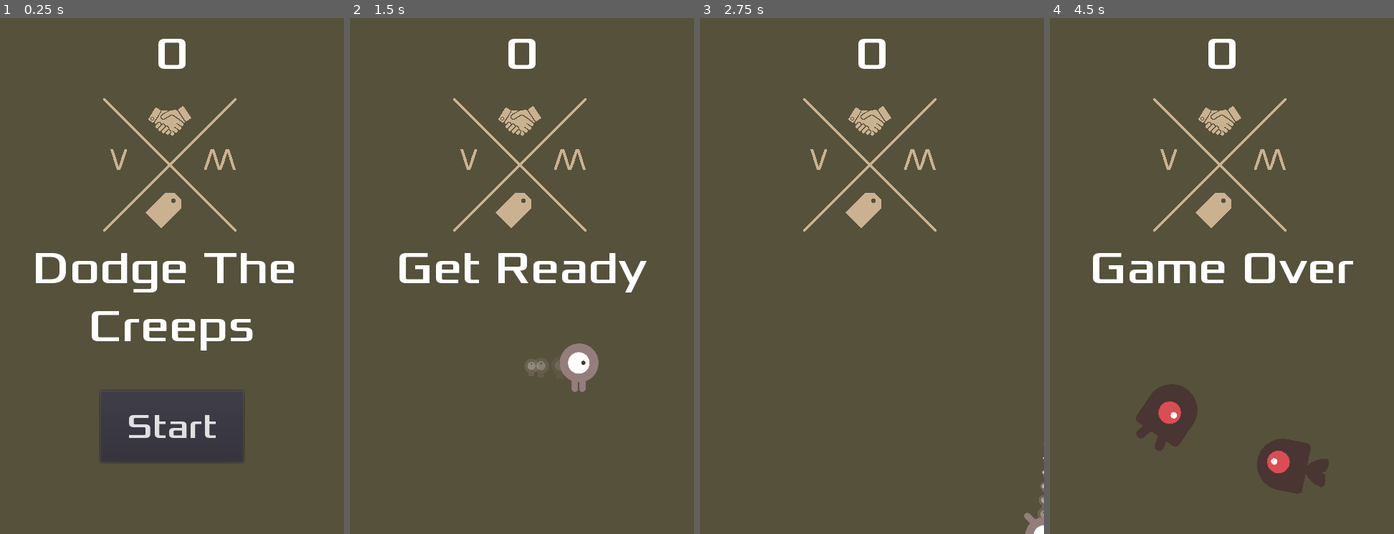
Above: before the commit, frames 1-4 (left to right).
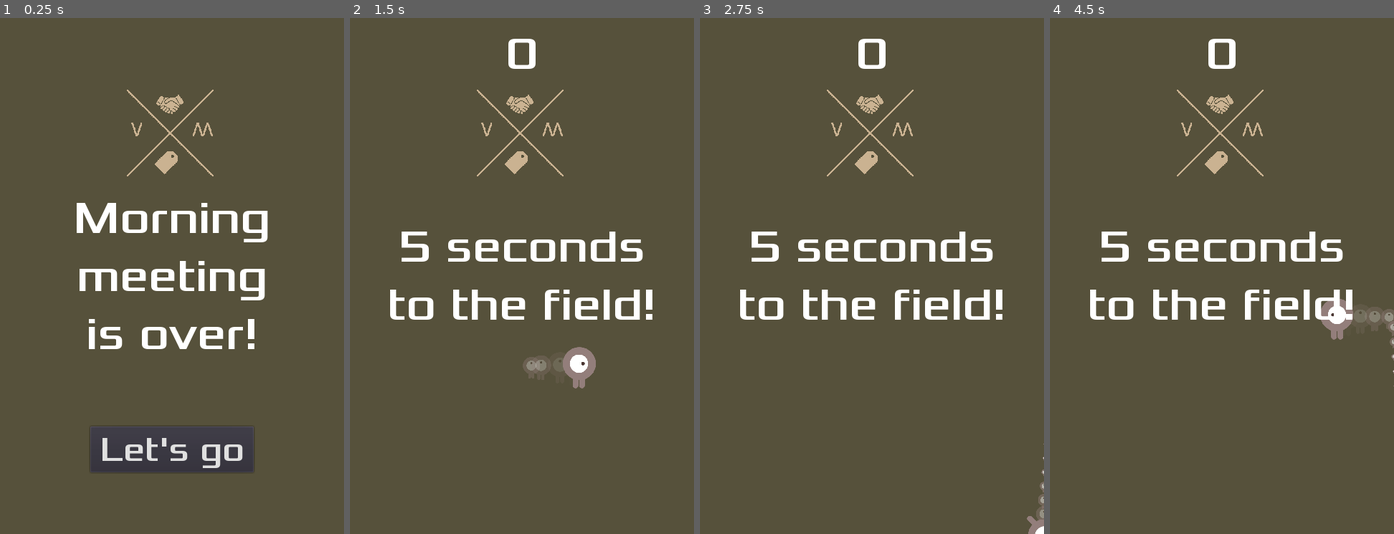
Above: after the commit, the same moments.

Repository: xbilliebobx/Dodge-The-Creeps-Public
Game: Godot game, scene res://Main.tscn
Same seed, same stepped clock (60 frames per second), same inputs: the game is played once before the commit and once after it.
Inputs:
- Up to frame 1 (0.25 s): no input
- Up to frame 2 (1.5 s): click "Start" (after the commit: "Let's go") at 0.5 s; tap Enter at 1.25 s; hold Right (ui_right) from 1.28 s (still down)
- Up to frame 3 (2.75 s): release Right (ui_right) at 2.03 s; hold Down (ui_down) from 2.03 s (still down)
- Up to frame 4 (4.5 s): release Down (ui_down) at 2.78 s; hold Right (ui_right) 2.78-3.53 s; hold Up (ui_up) 3.53-4.28 s; hold Left (ui_left) from 4.28 s (still down)

The runs differ from the first frame. In frame 1, 11% of the frame differs, in the area x 10-86%, y 4-88%; in frame 2, 6.9%; in frame 3, 5.2%; in frame 4, 10%.

Commit message:
label renames to office theme

Diff:
--- a/HUD.gd
+++ b/HUD.gd
@@ -1,6 +1,12 @@
 extends CanvasLayer
 
 signal start_game
+
+func _ready() -> void:
+	$ScoreLabel.hide()
+
+func show_label():
+	$ScoreLabel.show()
 
 func show_message(text):
 	$MessageLabel.text = text
@@ -8,10 +14,10 @@
 	$MessageTimer.start()
 
 func game_over():
-	show_message("Game Over")
+	show_message("You lost\nyour mental")
 	yield($MessageTimer, "timeout")
 	$StartButton.show()
-	$MessageLabel.text = "Dodge the\nCreeps"
+	$MessageLabel.text = "Morning\nmeeting\nis over!"
 	$MessageLabel.show()
 
 func update_score(score):
--- a/HUD.tscn
+++ b/HUD.tscn
@@ -45,12 +45,13 @@
 anchor_right = 0.5
 anchor_bottom = 0.5
 margin_left = -200.0
-margin_top = -50.0
+margin_top = -120.0
 margin_right = 200.0
-margin_bottom = 27.0
+margin_bottom = 120.0
 custom_fonts/font = SubResource( 3 )
-text = "Dodge The
-Creeps"
+text = "Morning
+meeting
+is over!"
 align = 1
 valign = 1
 __meta__ = {
@@ -62,18 +63,19 @@
 anchor_top = 1.0
 anchor_right = 0.5
 anchor_bottom = 1.0
-margin_left = -100.0
-margin_top = -200.0
-margin_right = 100.0
+margin_left = -114.0
+margin_top = -150.0
+margin_right = 114.0
 margin_bottom = -100.0
 custom_fonts/font = SubResource( 5 )
-text = "Start"
+text = "Let's go"
 __meta__ = {
 "_edit_use_anchors_": false
 }
 
 [node name="MessageTimer" type="Timer" parent="."]
-wait_time = 2.0
+wait_time = 4.0
 one_shot = true
+[connection signal="pressed" from="StartButton" to="." method="show_label"]
 [connection signal="pressed" from="StartButton" to="." method="_on_StartButton_pressed"]
 [connection signal="timeout" from="MessageTimer" to="." method="_on_MessageTimer_timeout"]
--- a/Main.gd
+++ b/Main.gd
@@ -11,7 +11,7 @@
 	score = 0
 	$Player.start($StartPosition.position)
 	$StartTimer.start()
-	$HUD.show_message("Get Ready")
+	$HUD.show_message("5 seconds\nto the field!")
 	$HUD.update_score(score)
 	$ThemeSong.play()
 
--- a/Main.tscn
+++ b/Main.tscn
@@ -24,19 +24,19 @@
 margin_bottom = 720.0
 color = Color( 0.341176, 0.321569, 0.235294, 1 )
 __meta__ = {
-"_edit_group_": true,
 "_edit_use_anchors_": false
 }
 
 [node name="VM symbols logo" type="Sprite" parent="Background"]
-position = Vector2( 241, 202 )
+position = Vector2( 240, 159 )
+scale = Vector2( 0.650709, 0.650709 )
 texture = ExtResource( 5 )
 
 [node name="Player" parent="." instance=ExtResource( 1 )]
 position = Vector2( -76, 75 )
 
 [node name="MobTimer" type="Timer" parent="."]
-wait_time = 0.5
+wait_time = 0.75
 
 [node name="SaleTimer" type="Timer" parent="."]
 wait_time = 2.0
@@ -44,7 +44,7 @@
 [node name="ScoreTimer" type="Timer" parent="."]
 
 [node name="StartTimer" type="Timer" parent="."]
-wait_time = 2.0
+wait_time = 4.0
 one_shot = true
 
 [node name="StartPosition" type="Position2D" parent="."]
@@ -59,7 +59,7 @@
 
 [node name="DeathSound" type="AudioStreamPlayer" parent="."]
 stream = ExtResource( 6 )
-volume_db = -10.0
+volume_db = -5.0
 
 [node name="ThemeSong" type="AudioStreamPlayer" parent="."]
 stream = ExtResource( 7 )
--- a/Mob.tscn
+++ b/Mob.tscn
@@ -42,7 +42,6 @@
 scale = Vector2( 0.75, 0.75 )
 frames = SubResource( 1 )
 animation = "swim"
-frame = 1
 playing = true
 
 [node name="CollisionShape2D" type="CollisionShape2D" parent="."]
--- a/Player.tscn
+++ b/Player.tscn
@@ -30,7 +30,7 @@
 gradient = SubResource( 3 )
 
 [sub_resource type="Curve" id=5]
-_data = [ Vector2( 0, 0.493182 ), 0.0, 0.0350332, 0, 0, Vector2( 0.987342, 0 ), 0.0, 0.0, 0, 0 ]
+_data = [ Vector2( 0, 0.754545 ), 0.0, -0.727273, 0, 0, Vector2( 0.987342, 0 ), 0.0, 0.0, 0, 0 ]
 
 [sub_resource type="CurveTexture" id=6]
 curve = SubResource( 5 )
@@ -46,6 +46,7 @@
 
 [node name="Player" type="Area2D"]
 position = Vector2( 204, 186 )
+scale = Vector2( 0.85, 0.85 )
 collision_layer = 2
 script = ExtResource( 5 )
 SPEED = 400
